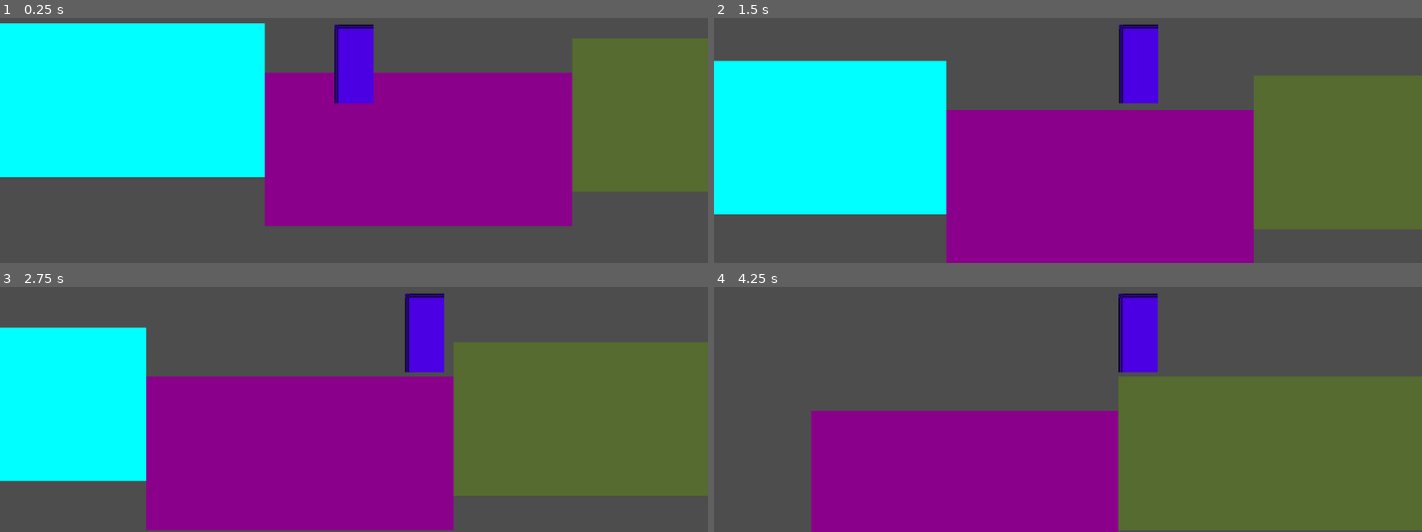
Above: before the commit, frames 1-4 (two rows, left to right).
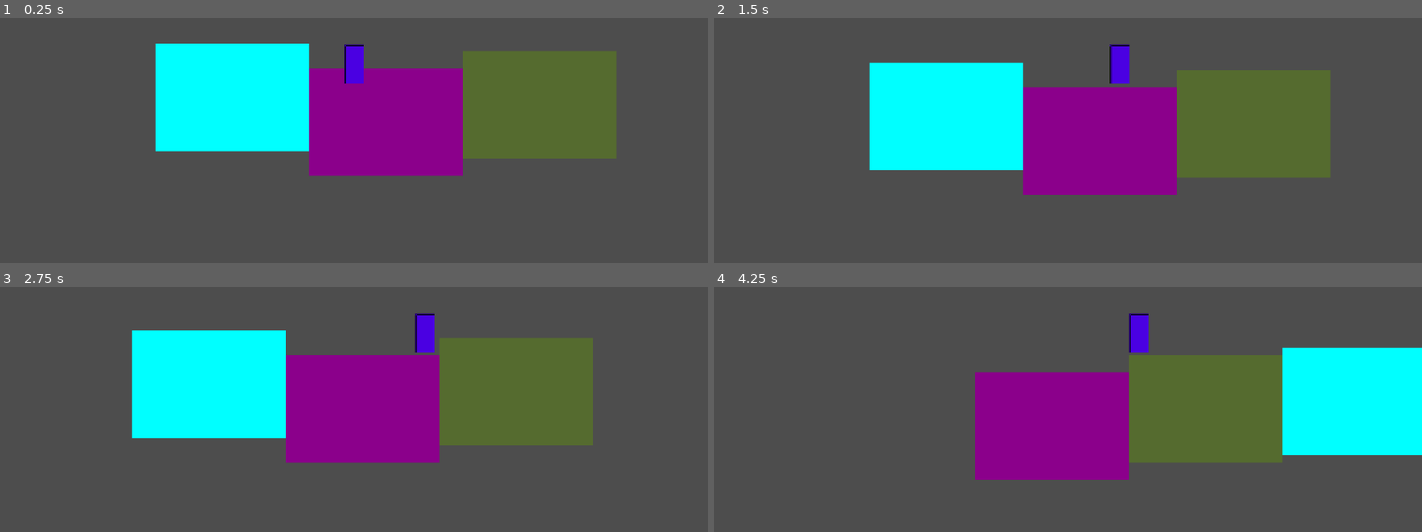
Above: after the commit, the same moments.

Repository: wmichelin/sideskate
Game: Godot game, scene res://scenes/Level_1.tscn
Two runs of this game, one before a commit and one after it. Both use one fixed random seed, a clock stepped at 60 frames per second and the inputs below.
Inputs:
- Up to frame 1 (0.25 s): no input
- Up to frame 2 (1.5 s): tap Enter at 0.5 s; hold D (right) 0.53-1.28 s; tap Space (jump) at 0.6, 0.77, 1.07, 1.35 s; hold S (down) from 1.28 s (still down)
- Up to frame 3 (2.75 s): tap Space (jump) at 1.52, 1.82, 2.1 s; release S (down) at 2.03 s; hold D (right) from 2.03 s (still down)
- Up to frame 4 (4.25 s): release D (right) at 2.78 s; hold W (up) 2.78-3.53 s; tap Space (jump) at 2.85, 3.02, 3.32, 3.6, 3.77, 4.07 s; hold A (left) from 3.53 s (still down)

The runs differ from the first frame. In frame 1, 48% of the frame differs, in the area x 0-100%, y 2-85%; in frame 2, 54%, in the area x 0-100%, y 2-100%; in frame 3, 53%; in frame 4, 44%.

Commit message:
more layout

Diff:
--- a/scenes/GroundSection.tscn
+++ b/scenes/GroundSection.tscn
@@ -3,18 +3,18 @@
 [ext_resource type="Script" uid="uid://c1jr3ujs78dh1" path="res://scripts/GroundSection.gd" id="1_lk5mp"]
 
 [sub_resource type="RectangleShape2D" id="RectangleShape2D_1"]
-size = Vector2(500, 250)
+size = Vector2(500, 350)
 
 [node name="GroundSection" type="Node2D"]
 script = ExtResource("1_lk5mp")
 
 [node name="Background" type="ColorRect" parent="."]
 offset_right = 500.0
-offset_bottom = 250.0
+offset_bottom = 350.0
 color = Color(0.368217, 0.0820493, 0.562017, 1)
 
 [node name="AreaDetector" type="Area2D" parent="."]
 
 [node name="AreaCollisionShape2D" type="CollisionShape2D" parent="AreaDetector"]
-position = Vector2(250, 125)
+position = Vector2(250, 175)
 shape = SubResource("RectangleShape2D_1")
--- a/scenes/Main.tscn
+++ /dev/null
@@ -1,27 +0,0 @@
-[gd_scene load_steps=5 format=3 uid="uid://sheu2u866qoj"]
-
-[ext_resource type="Script" uid="uid://copbsk63s44ms" path="res://scripts/LevelArea.gd" id="1_rarhs"]
-[ext_resource type="PackedScene" uid="uid://b8l2kmbq6qwl" path="res://scenes/Player.tscn" id="1_rvslj"]
-[ext_resource type="Script" uid="uid://bjskcshmkxi7y" path="res://scripts/GroundController.gd" id="3_0bbpv"]
-[ext_resource type="Script" uid="uid://dbavt7cca4d73" path="res://scripts/MobileUI.gd" id="4_rarhs"]
-
-[node name="Level 1" type="Node2D"]
-
-[node name="LevelArea" type="Node2D" parent="."]
-script = ExtResource("1_rarhs")
-
-[node name="Player" parent="LevelArea" groups=["Characters", "Players"] instance=ExtResource("1_rvslj")]
-position = Vector2(200, 147)
-motion_mode = 1
-
-[node name="GroundController" type="Node2D" parent="LevelArea"]
-script = ExtResource("3_0bbpv")
-
-[node name="MobileUI" type="Control" parent="."]
-layout_mode = 3
-anchors_preset = 0
-offset_right = 40.0
-offset_bottom = 40.0
-size_flags_vertical = 8
-script = ExtResource("4_rarhs")
-metadata/_custom_type_script = "uid://dbavt7cca4d73"
--- a/scenes/MobileUI.tscn
+++ /dev/null
@@ -1,108 +0,0 @@
-[gd_scene load_steps=2 format=3 uid="uid://d3odbrnquk3ud"]
-
-[ext_resource type="Script" uid="uid://dbavt7cca4d73" path="res://scripts/MobileUI.gd" id="1_x5h2k"]
-
-[node name="MobileUI" type="Control"]
-layout_mode = 3
-anchors_preset = 15
-anchor_right = 1.0
-anchor_bottom = 1.0
-grow_horizontal = 2
-grow_vertical = 2
-script = ExtResource("1_x5h2k")
-
-[node name="AspectRatioContainer" type="AspectRatioContainer" parent="."]
-clip_children = 1
-clip_contents = true
-layout_mode = 1
-anchors_preset = -1
-anchor_right = 1.0
-anchor_bottom = 1.0
-grow_vertical = 2
-stretch_mode = 3
-alignment_vertical = 2
-
-[node name="TextureRect" type="MarginContainer" parent="AspectRatioContainer"]
-clip_children = 2
-clip_contents = true
-custom_minimum_size = Vector2(0, 260)
-layout_mode = 2
-size_flags_vertical = 8
-
-[node name="MarginContainer" type="MarginContainer" parent="AspectRatioContainer/TextureRect"]
-layout_mode = 2
-
-[node name="HBoxContainer" type="HBoxContainer" parent="AspectRatioContainer/TextureRect/MarginContainer"]
-layout_mode = 2
-alignment = 1
-
-[node name="MarginContainer" type="MarginContainer" parent="AspectRatioContainer/TextureRect/MarginContainer/HBoxContainer"]
-layout_mode = 2
-size_flags_horizontal = 3
-theme_override_constants/margin_left = -184
-
-[node name="HBoxContainer" type="HBoxContainer" parent="AspectRatioContainer/TextureRect/MarginContainer/HBoxContainer/MarginContainer"]
-layout_mode = 2
-size_flags_horizontal = 4
-size_flags_vertical = 4
-
-[node name="MarginContainer" type="MarginContainer" parent="AspectRatioContainer/TextureRect/MarginContainer/HBoxContainer/MarginContainer/HBoxContainer"]
-layout_mode = 2
-theme_override_constants/margin_top = 40
-theme_override_constants/margin_bottom = 40
-
-[node name="Button" type="Button" parent="AspectRatioContainer/TextureRect/MarginContainer/HBoxContainer/MarginContainer/HBoxContainer/MarginContainer"]
-custom_minimum_size = Vector2(60, 54)
-layout_mode = 2
-text = "left"
-
-[node name="MarginContainer2" type="MarginContainer" parent="AspectRatioContainer/TextureRect/MarginContainer/HBoxContainer/MarginContainer/HBoxContainer"]
-layout_mode = 2
-
-[node name="VBoxContainer" type="VBoxContainer" parent="AspectRatioContainer/TextureRect/MarginContainer/HBoxContainer/MarginContainer/HBoxContainer/MarginContainer2"]
-layout_mode = 2
-size_flags_horizontal = 4
-size_flags_vertical = 4
-
-[node name="MarginContainer3" type="MarginContainer" parent="AspectRatioContainer/TextureRect/MarginContainer/HBoxContainer/MarginContainer/HBoxContainer/MarginContainer2/VBoxContainer"]
-custom_minimum_size = Vector2(0, 54)
-layout_mode = 2
-
-[node name="Button" type="Button" parent="AspectRatioContainer/TextureRect/MarginContainer/HBoxContainer/MarginContainer/HBoxContainer/MarginContainer2/VBoxContainer/MarginContainer3"]
-layout_mode = 2
-text = "up"
-
-[node name="MarginContainer" type="MarginContainer" parent="AspectRatioContainer/TextureRect/MarginContainer/HBoxContainer/MarginContainer/HBoxContainer/MarginContainer2/VBoxContainer"]
-custom_minimum_size = Vector2(60, 30)
-layout_mode = 2
-theme_override_constants/margin_top = 20
-
-[node name="Button" type="Button" parent="AspectRatioContainer/TextureRect/MarginContainer/HBoxContainer/MarginContainer/HBoxContainer/MarginContainer2/VBoxContainer/MarginContainer"]
-custom_minimum_size = Vector2(0, 54)
-layout_mode = 2
-text = "down"
-
-[node name="MarginContainer4" type="MarginContainer" parent="AspectRatioContainer/TextureRect/MarginContainer/HBoxContainer/MarginContainer/HBoxContainer"]
-layout_mode = 2
-theme_override_constants/margin_top = 40
-theme_override_constants/margin_bottom = 40
-
-[node name="Button" type="Button" parent="AspectRatioContainer/TextureRect/MarginContainer/HBoxContainer/MarginContainer/HBoxContainer/MarginContainer4"]
-custom_minimum_size = Vector2(60, 1)
-layout_mode = 2
-text = "right"
-
-[node name="MarginContainer2" type="MarginContainer" parent="AspectRatioContainer/TextureRect/MarginContainer/HBoxContainer"]
-layout_mode = 2
-size_flags_horizontal = 3
-theme_override_constants/margin_right = -210
-
-[node name="MarginContainer" type="MarginContainer" parent="AspectRatioContainer/TextureRect/MarginContainer/HBoxContainer/MarginContainer2"]
-layout_mode = 2
-size_flags_horizontal = 4
-size_flags_vertical = 4
-
-[node name="Button" type="Button" parent="AspectRatioContainer/TextureRect/MarginContainer/HBoxContainer/MarginContainer2/MarginContainer"]
-custom_minimum_size = Vector2(120, 120)
-layout_mode = 2
-text = "jump"
--- a/scenes/Player.tscn
+++ b/scenes/Player.tscn
@@ -21,4 +21,5 @@
 shape = SubResource("RectangleShape2D_1")
 
 [node name="Camera2D" type="Camera2D" parent="."]
+zoom = Vector2(0.5, 0.5)
 drag_horizontal_enabled = true
--- a/scripts/MobileUI.gd
+++ /dev/null
@@ -1,22 +0,0 @@
-extends Control
-
-class_name MobileUI
-
-func _ready():
-	# Only show mobile UI on mobile web platforms
-	if is_mobile_web():
-		show()
-	else:
-		hide()
-
-func is_mobile_web() -> bool:
-	return true
-	# Check if running on web platform
-	#if not OS.has_feature("web"):
-		#return false
-	#
-	## Check for mobile characteristics
-	#var is_touch_available = DisplayServer.is_touchscreen_available()
-	#
-	## Consider it mobile if touch is available
-	#return is_touch_available
--- a/scripts/autoload/character_utils.gd
+++ /dev/null
@@ -1,3 +0,0 @@
-static func foo_characters(characters: Array[Node]):
-	for character in characters:
-		print(character)
--- a/scripts/autoload/constants.gd
+++ /dev/null
@@ -1 +0,0 @@
-@export var GROUND_SECTION_WIDTH = 500
Not shown, removed: scripts/MobileUI.gd.uid
Not shown, removed: scripts/autoload/character_utils.gd.uid
Not shown, removed: scripts/autoload/constants.gd.uid
